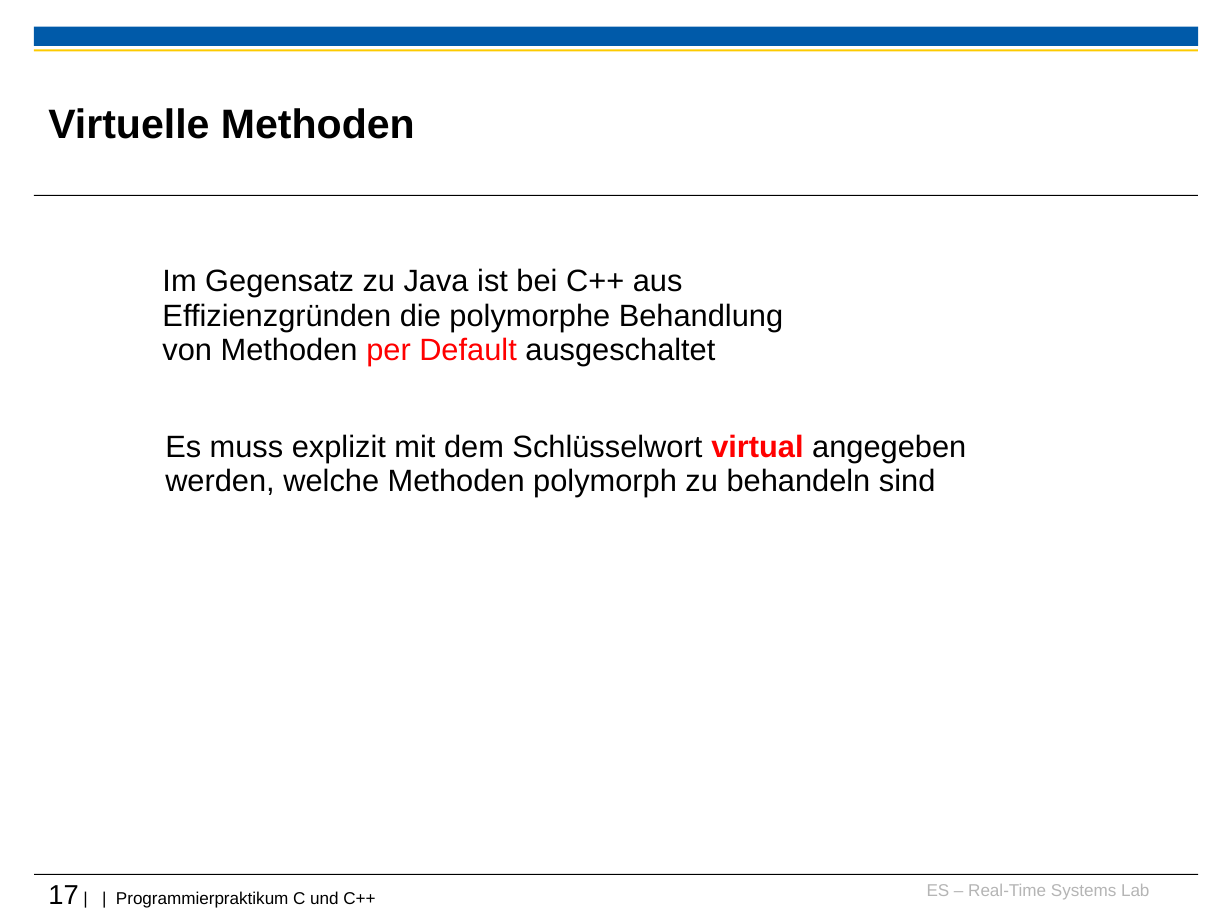
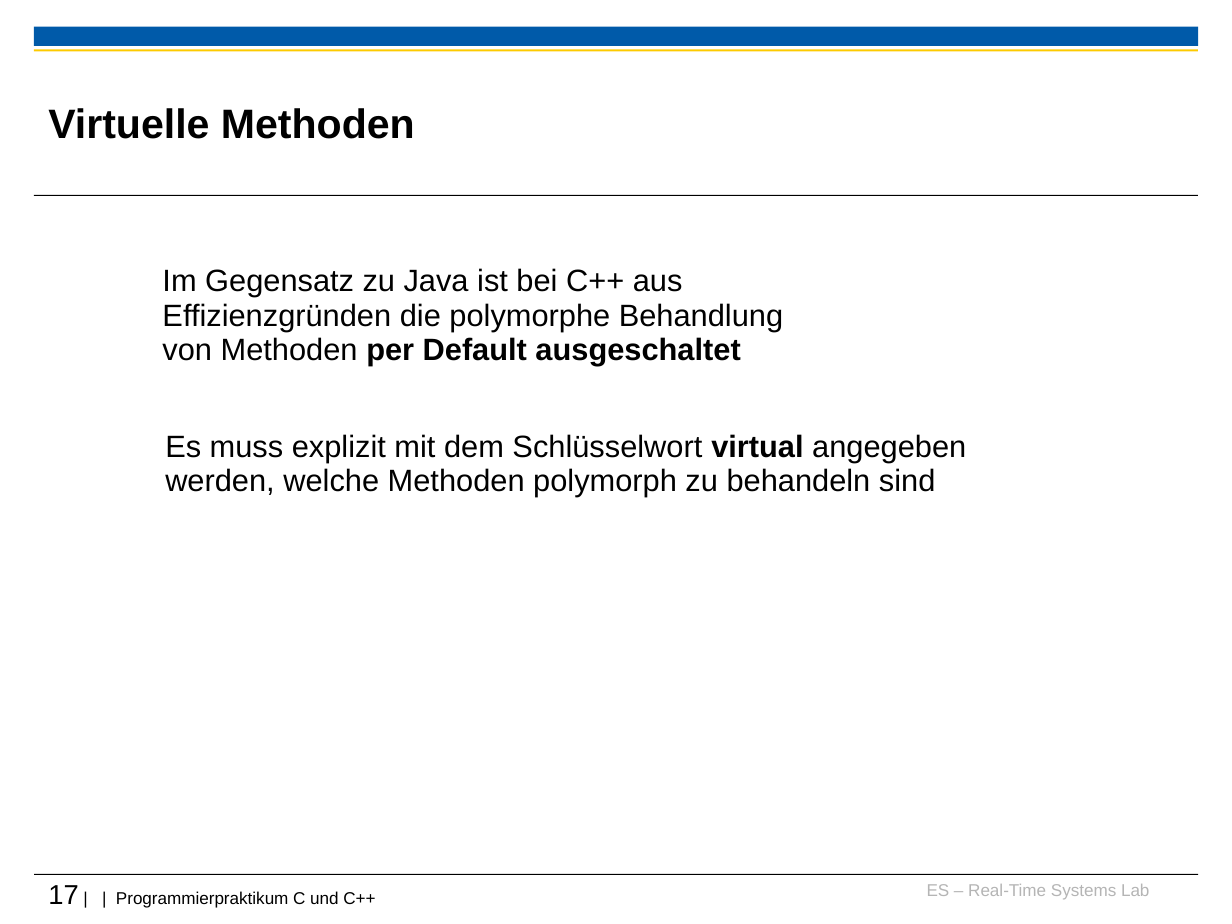
Before and after one commit to h82k/tud-cppp, a slide deck: slide 17 of Vorlesung/3 Vererbung-Polymorphie_F18.ppt. Drawn at 1232x924 pixels with LibreOffice and Linux fonts; fonts in the diff are those of the drawing; background and template pictures are left out. Boxes give left, top, right and bottom in pixels: in the first picture for what was removed or moved away, otherwise in the second. Text is boxed around its words. In the diff, an @@ line names an element or a change of style, - is before the commit and + after.

```diff
--- a/Vorlesung/3 Vererbung-Polymorphie_F18.ppt
+++ b/Vorlesung/3 Vererbung-Polymorphie_F18.ppt
@@ text "Im Gegensatz zu Java ist ..." at [162,268,783,366]: text colour #FF0000 to #000000 in "per Default"; bold on in "per Default ausgeschaltet" @@
@@ text "Es muss explizit mit dem ..." at [165,434,966,497]: text colour #FF0000 to #000000 in "virtual" @@
```
Also in this commit, not shown: 8 other slides changed.
